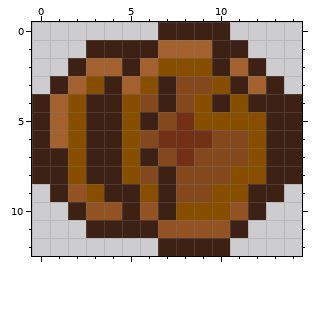
Edited in one commit: pixel-art sprite (CookieMod/Items/Weapons/GingerThrow.png). The first picture shows the starting point.
The file is 30x26 pixels, drawn in blocks of 2x2; one block is one cell here.
Once edited:
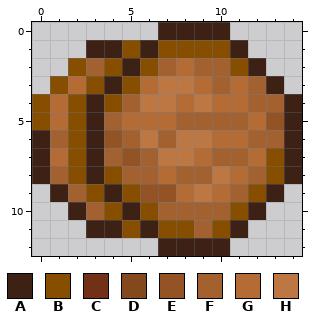
Palette (. is transparent): A #3d2114  B #874e00  C #723016  D #84481d  E #935324  F #a3612f  G #b56c34  H #bc7742
Edits made:
Changed rows in their new state; - is an unchanged pixel.
first column x 0:
 1 -----B-BBBB---
 2 --B-B-BFGFFB--
 3 -BG--BGHHGFG--
 4 BG--BFHHGHGGFF
 5 BG--FGGGFFFFGE
 6 ----EFHFHHGGFF
 7 -G--FEFHHGFFGB
 8 -F--BFFGFFHGFB
 9 --F--BEEGHGFB-
10 ---FB-BFFFFB--
11 -----B-BBFB---
Boxes around the changes in both pictures, in picture pixels (x1, y1, x2, y2):
changed: (32, 40, 284, 238)
